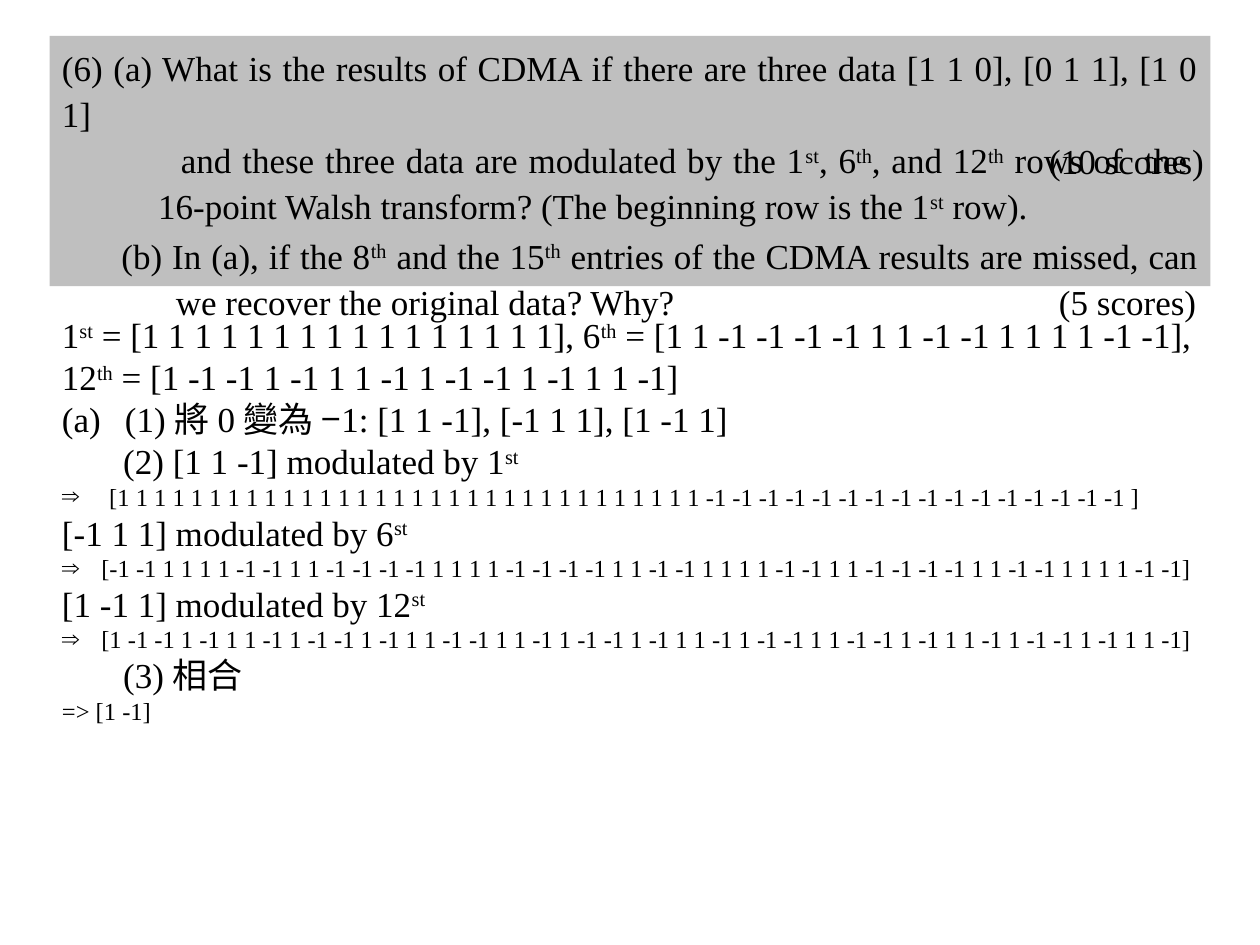
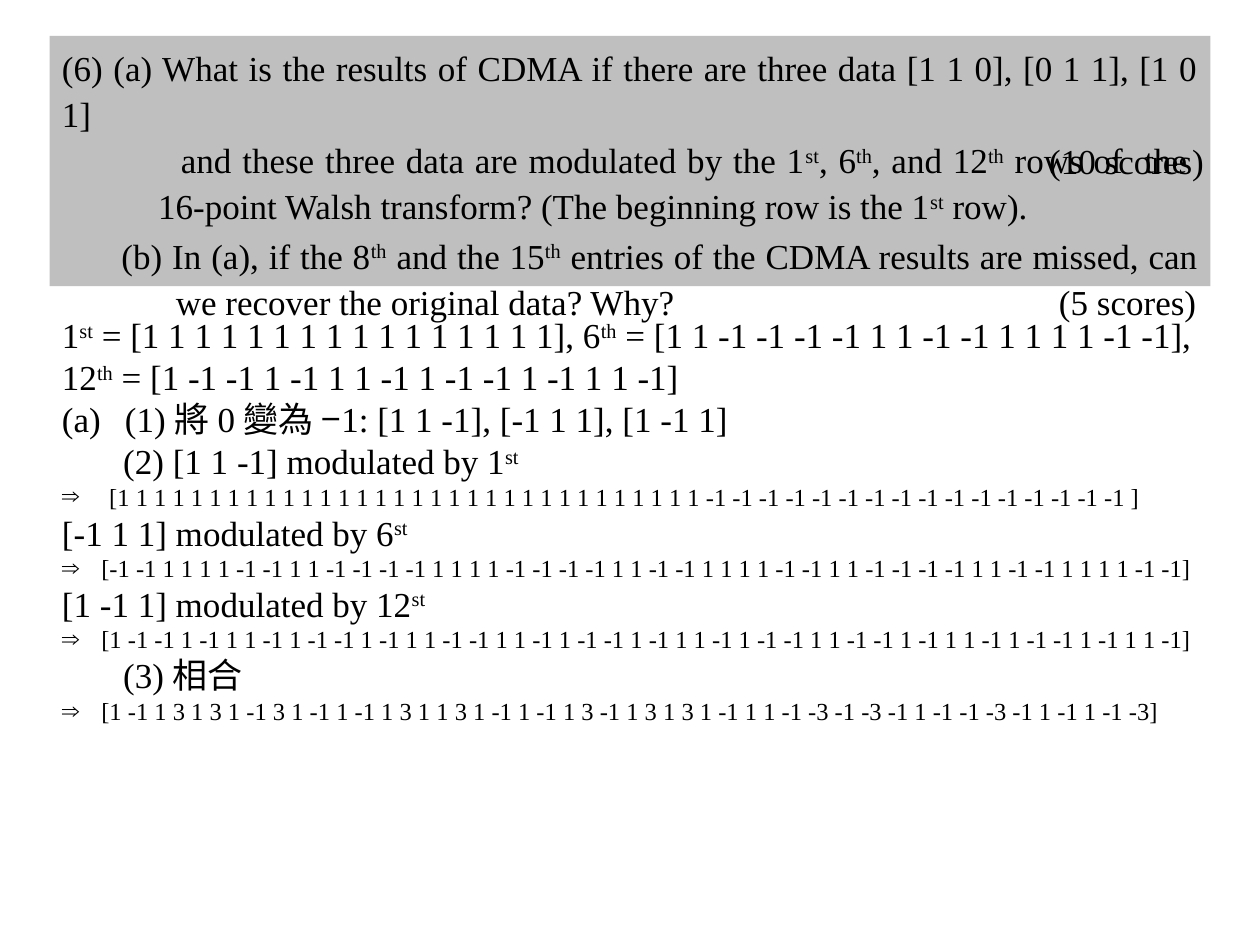
Before and after one commit to shihyuhuang/NTU-ADSP, a slide deck: slide 4 of HW5/r10943181_HW5.pptx. Drawn at 1260x945 pixels with LibreOffice and Linux fonts; fonts in the diff are those of the drawing. Boxes give left, top, right and bottom in pixels: in the first picture for what was removed or moved away, otherwise in the second. Text is boxed around its words. In the diff, an @@ line names an element or a change of style, - is before the commit and + after.

```diff
--- a/HW5/r10943181_HW5.pptx
+++ b/HW5/r10943181_HW5.pptx
@@ text at (101, 703, 1158, 724): text changed @@
-=> [1 -1]
+⇒ [1 -1 1 3 1 3 1 -1 3 1 -1 1 -1 1 3 1 1 3 1 -1 1 -1 1 3 -1 1 3 1 3 1 -1 1 1 -1 -3 -1 -3 -1 1 -1 -1 -3 -1 1 -1 1 -1 -3]
```
Also in this commit, not shown: 1 slide added.
